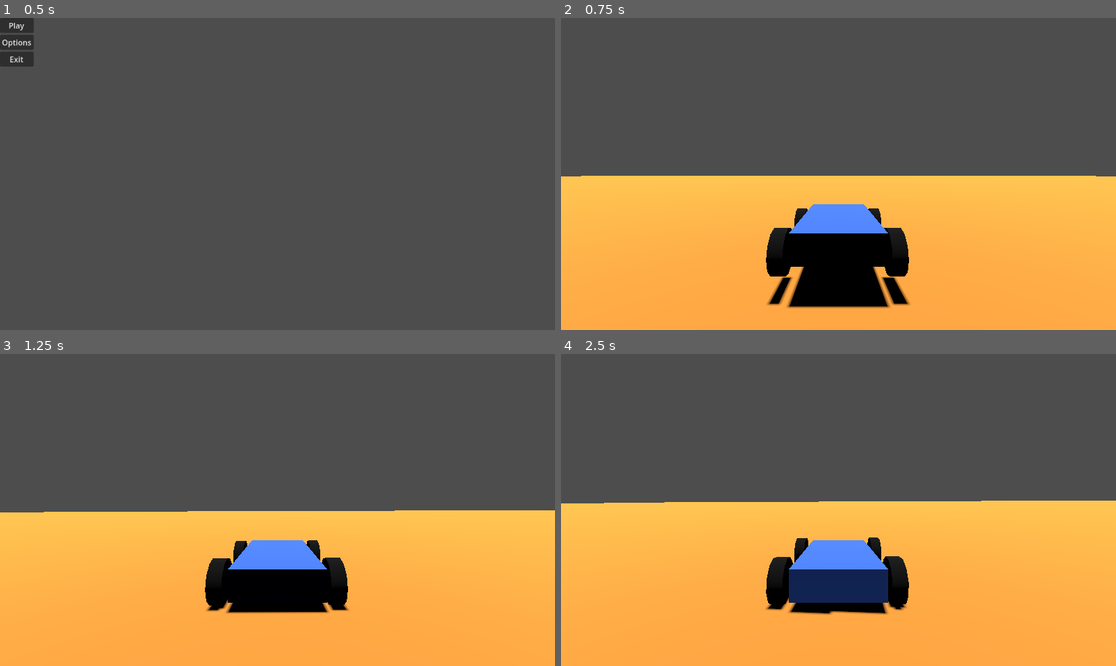
Above: before the commit, frames 1-4 (two rows, left to right).
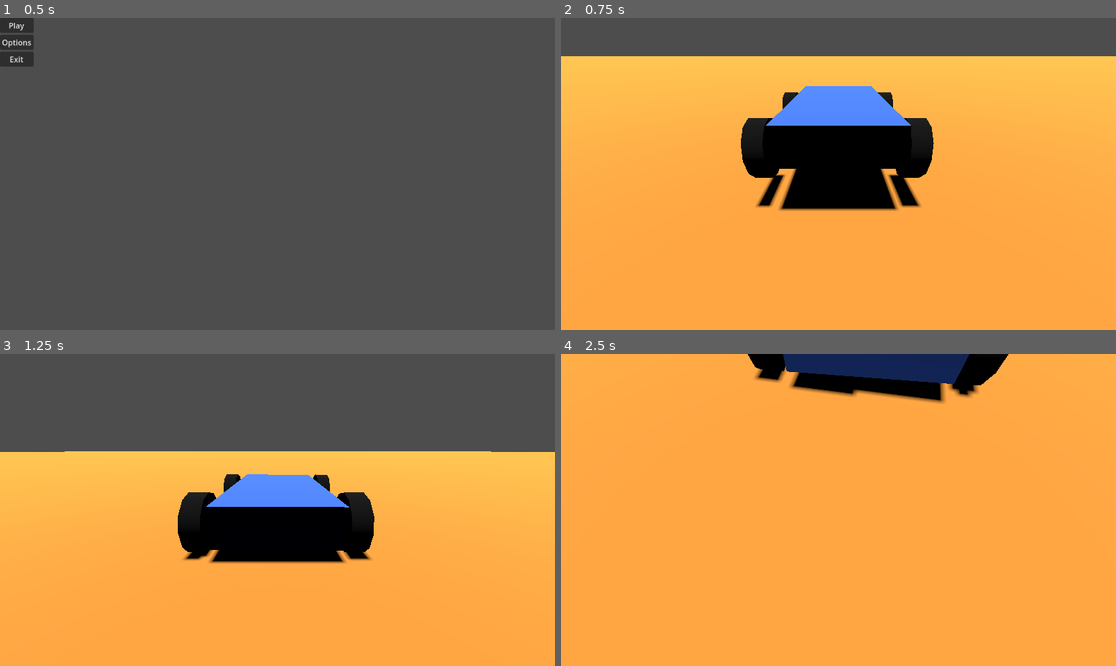
Above: after the commit, the same moments.

Repository: Aadniz/pqcrg
Game: Godot game, scene res://main_menu.tscn
The game is run twice, just before and just after one commit, with the same random seed, the same clock (stepped at 60 frames per second) and the same inputs.
Inputs:
- Up to frame 1 (0.5 s): no input
- Up to frame 2 (0.75 s): click "Play" at 0.5 s
- Up to frame 3 (1.25 s): no input
- Up to frame 4 (2.5 s): hold D (right) 1.28-2.03 s; hold S (backward) from 2.03 s (still down)

Frame 1 is identical in both runs. In frame 2, 50% of the frame differs, in the area x 0-100%, y 12-94%; in frame 3, 29%; in frame 4, 60%, in the area x 0-100%, y 0-84%.

Commit message:
Changed camera

Diff:
--- a/prototypegame/car.gd
+++ b/prototypegame/car.gd
@@ -1,8 +1,20 @@
 extends VehicleBody3D
+
+@onready var camera_pivot = $camera_pivot
+@onready var camera_3d = $camera_pivot/Camera3D
 
 const MAX_STEER = 0.8
 const ENGINE_POWER = 300
 
-func _process(delta):
+var look_at
+
+func _ready():
+	look_at = global_position
+
+func _physics_process(delta):
 	steering = move_toward(steering, Input.get_axis("right","left")*MAX_STEER,delta*2.5)
 	engine_force = Input.get_axis("backward","forward") * ENGINE_POWER
+	camera_pivot.global_position = camera_pivot.global_position.lerp(global_position, delta*20.0)
+	camera_pivot.transform = camera_pivot.transform.interpolate_with(transform, delta *5.0)
+	look_at = look_at.lerp(global_position + linear_velocity, delta * 5.0)
+	camera_3d.look_at(look_at)
--- a/prototypegame/game.gd
+++ b/prototypegame/game.gd
@@ -1,7 +1,11 @@
 extends Node3D
 
-@onready var pause_menu = $car/Camera3D/pause_menu
+@onready var pause_menu = $car/camera_pivot/Camera3D/pause_menu
+
 var paused = false
+
+func _ready():
+	Engine.time_scale = 1
 
 func _process(delta):
 	if Input.is_action_just_pressed("pause"):
--- a/prototypegame/game.tscn
+++ b/prototypegame/game.tscn
@@ -116,10 +116,13 @@
 transform = Transform3D(-4.37114e-08, -1, 0, 1, -4.37114e-08, 0, 0, 0, 1, 0, 0, 0)
 mesh = SubResource("CylinderMesh_q4pkh")
 
-[node name="Camera3D" type="Camera3D" parent="car"]
-transform = Transform3D(-1, 8.74228e-08, 0, 8.74228e-08, 1, 8.74228e-08, 7.64274e-15, 8.74228e-08, -1, 0, 1.14534, -4.56663)
+[node name="camera_pivot" type="Node3D" parent="car"]
+top_level = true
 
-[node name="pause_menu" parent="car/Camera3D" instance=ExtResource("3_f7hdu")]
+[node name="Camera3D" type="Camera3D" parent="car/camera_pivot"]
+transform = Transform3D(-1, 8.74228e-08, 5.0822e-21, 8.74228e-08, 1, 8.74228e-08, 7.64274e-15, 8.74228e-08, -1, 0, 0.801157, -3.54749)
+
+[node name="pause_menu" parent="car/camera_pivot/Camera3D" instance=ExtResource("3_f7hdu")]
 visible = false
 
 [node name="DirectionalLight3D" type="DirectionalLight3D" parent="."]
--- a/prototypegame/pause_menu.gd
+++ b/prototypegame/pause_menu.gd
@@ -1,6 +1,6 @@
 extends Control
 
-@onready var main = $"../../../"
+@onready var main = $"../../../../"
 
 func _on_resume_pressed():
 	main.pauseMenu()
